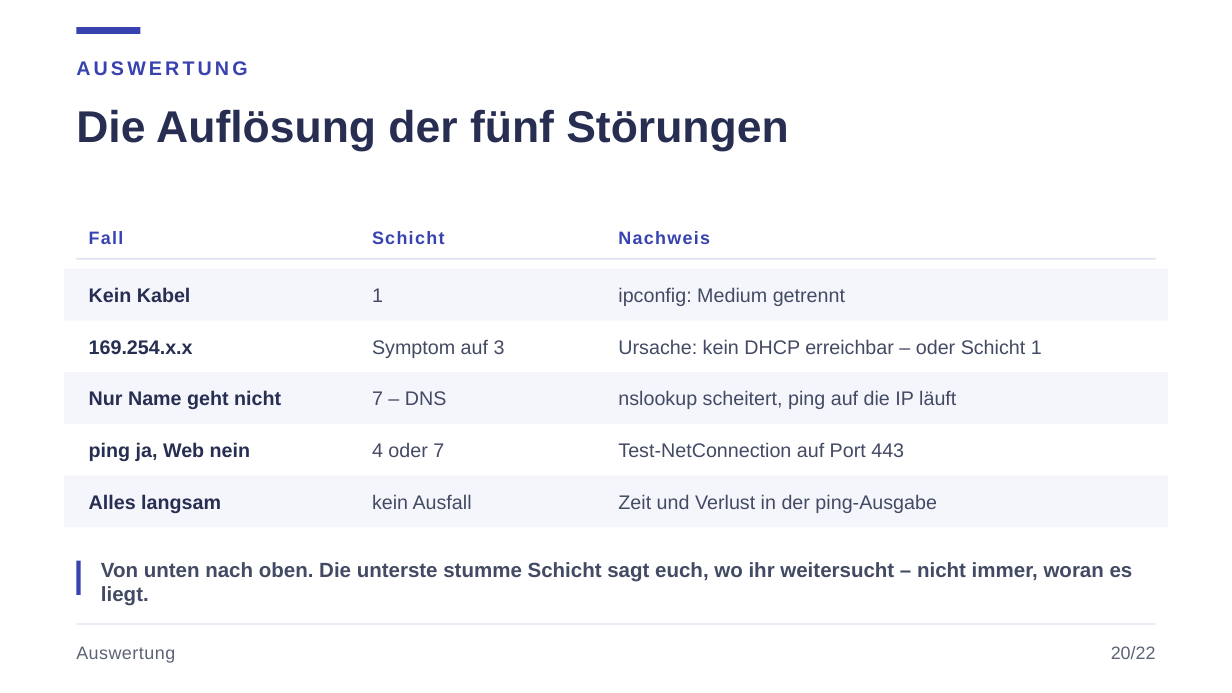
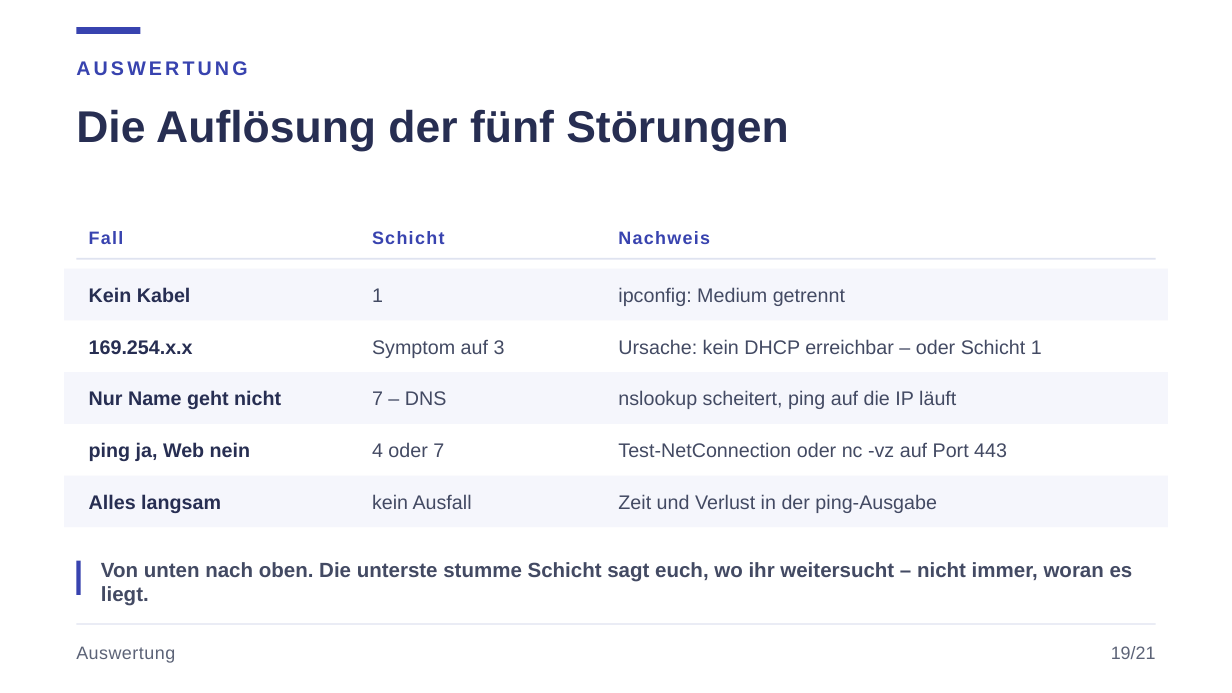
Before and after one commit to JacobMenge/kurs-unterlagen, a slide deck: slide 25 of folien/dist/01-netzwerke-grundlagen.pptx (slide 26 before the commit). Drawn at 1232x693 pixels with LibreOffice and Linux fonts; fonts in the diff are those of the drawing. Boxes give left, top, right and bottom in pixels: in the first picture for what was removed or moved away, otherwise in the second. Text is boxed around its words. In the diff, an @@ line names an element or a change of style, - is before the commit and + after.

```diff
--- a/folien/dist/01-netzwerke-grundlagen.pptx
+++ b/folien/dist/01-netzwerke-grundlagen.pptx
@@ text at (618,442,1007,457): text changed @@
-Test-NetConnection auf Port 443
+Test-NetConnection oder nc -vz auf Port 443
@@ text at (1111,646,1156,659): text changed @@
-20/22
+19/21
```
Also in this commit, not shown: 20 other slides changed, 1 slide removed, 4 other files.
